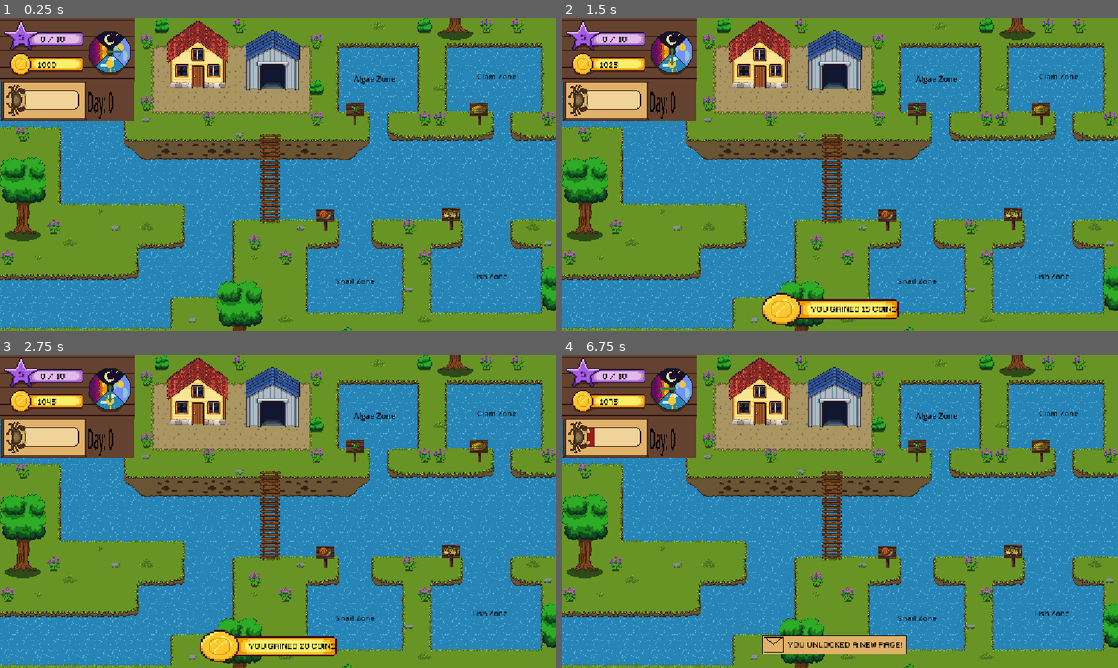
Above: before the commit, frames 1-4 (two rows, left to right).
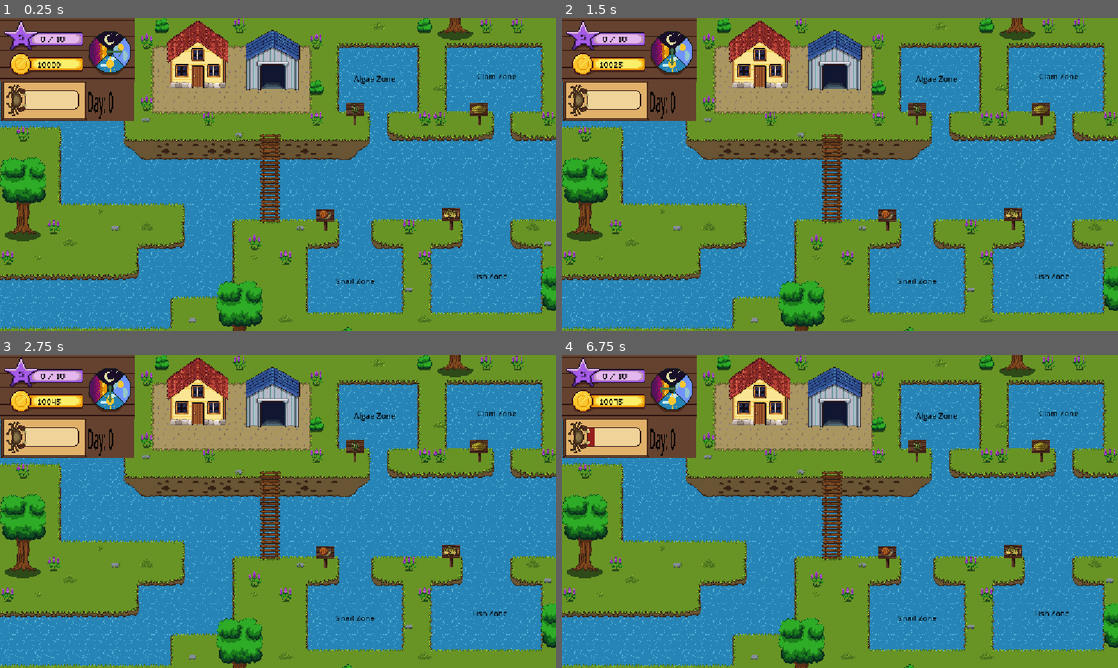
Above: after the commit, the same moments.

Repository: Fraper11/Mitten-Mayhem
Game: Godot game, scene res://Scenes/Map_test.tscn
The game is run twice, just before and just after one commit, with the same random seed, the same clock (stepped at 60 frames per second) and the same inputs. Sound files missing from this copy of the repository are replaced by a short silence.
Inputs (mouse positions are in pixels of both pictures, inside the frame that each line leads up to):
- Up to frame 1 (0.25 s): no input
- Up to frame 2 (1.5 s): drag from (940, 80) to (917, 277) at 0.52 s; drag from (1056, 77) to (917, 277) at 1.27 s
- Up to frame 3 (2.75 s): click (355, 614) at 2.17 s
- Up to frame 4 (6.75 s): drag from (1051, 614) to (1056, 414) at 2.77 s; drag from (762, 392) to (917, 614) at 3.52 s; drag from (956, 580) to (756, 433) at 4.27 s; move the mouse to (834, 398) at 5.02 s; click (834, 398) at 5.17 s; drag from (840, 649) to (728, 527) at 5.77 s; drag from (756, 486) to (762, 392) at 6.52 s

The runs differ from the first frame. In frame 1, less than 0.1% of the frame differs, in the area x 10-11%, y 14-16%; in frame 2, 1.7%; in frame 3, 1.7%, in the area x 8-61%, y 14-98%; in frame 4, 1.6%.
Error after the commit: Cannot call method 'play' on a null value. (res://Scripts/exp_currency_test.gd:33)

Commit message:
Added Animations and Sounds
Added stuff

Diff:
--- a/Scenes/Deposit.tscn
+++ b/Scenes/Deposit.tscn
@@ -3,6 +3,7 @@
 [ext_resource type="Script" uid="uid://druoc5onrxt58" path="res://Scripts/Interactables.gd" id="1_gbig2"]
 [ext_resource type="Script" uid="uid://sqs87dvbr4u8" path="res://Scripts/switchSceneInteractables.gd" id="1_gkd5v"]
 [ext_resource type="Texture2D" uid="uid://veyx4sihpyg3" path="res://Assets/Locations/storageroom.PNG" id="1_icsek"]
+[ext_resource type="Texture2D" uid="uid://c1nyyh5ihtfxp" path="res://Assets/Icons/storage_exit_icon.PNG" id="3_dfkim"]
 [ext_resource type="Texture2D" uid="uid://dfted1hffsyit" path="res://Assets/Weapons/crabPounder.png" id="4_spexq"]
 [ext_resource type="Script" uid="uid://cyxosm8utot6r" path="res://Scripts/weapons_shelf.gd" id="5_dfkim"]
 [ext_resource type="Texture2D" uid="uid://ct7v4m8oqomgd" path="res://Assets/Weapons/chunkySplatter.png" id="6_yp2vn"]
@@ -10,10 +11,7 @@
 [ext_resource type="Texture2D" uid="uid://d2liy750d0v6l" path="res://Assets/Weapons/frozenSlapper.png" id="8_w1q1q"]
 
 [sub_resource type="RectangleShape2D" id="RectangleShape2D_icsek"]
-size = Vector2(260, 73)
-
-[sub_resource type="CanvasTexture" id="CanvasTexture_gbig2"]
-specular_color = Color(0, 0, 0, 1)
+size = Vector2(115, 84.5)
 
 [sub_resource type="RectangleShape2D" id="RectangleShape2D_gkd5v"]
 size = Vector2(230, 366)
@@ -51,33 +49,23 @@
 target_scene = 6
 
 [node name="CollisionShape2D" type="CollisionShape2D" parent="GoBack"]
-position = Vector2(5.5, 8)
+position = Vector2(2.5, 2.25)
 shape = SubResource("RectangleShape2D_icsek")
 
 [node name="Borders" type="TextureRect" parent="GoBack"]
 modulate = Color(0, 0, 0, 1)
-offset_left = -117.0
-offset_top = -31.0
-offset_right = 113.0
-offset_bottom = 47.0
+offset_left = -53.0
+offset_top = -47.0
+offset_right = 1995.0
+offset_bottom = 2001.0
+scale = Vector2(0.056, 0.046)
 mouse_filter = 2
-texture = SubResource("CanvasTexture_gbig2")
+texture = ExtResource("3_dfkim")
 
-[node name="LightBlue" type="ColorRect" parent="GoBack"]
-offset_left = -112.000015
-offset_top = -27.999996
-offset_right = 105.999985
-offset_bottom = 45.000004
-mouse_filter = 2
-color = Color(0.095464595, 0.46801734, 0.4828999, 1)
-
-[node name="Label" type="Label" parent="GoBack"]
-offset_left = -62.5
-offset_top = -24.5
-offset_right = 62.5
-offset_bottom = 24.5
-text = "Go Back to the MAP"
-vertical_alignment = 2
+[node name="Sprite2D" type="Sprite2D" parent="GoBack"]
+position = Vector2(4, 2)
+scale = Vector2(0.05371093, 0.04492186)
+texture = ExtResource("3_dfkim")
 
 [node name="Torture" type="Area2D" parent="."]
 position = Vector2(330, 327)
--- a/Scenes/WeaponsScenes/weapon_scene.tscn
+++ b/Scenes/WeaponsScenes/weapon_scene.tscn
@@ -12,14 +12,16 @@
 script = ExtResource("1_301ks")
 
 [node name="Sprite2D" type="Sprite2D" parent="."]
+scale = Vector2(3, 3)
 
 [node name="CollisionShape2D2" type="CollisionShape2D" parent="."]
 position = Vector2(-1, -0.99999976)
 rotation = -3.1415925
-scale = Vector2(0.87023664, 0.9621335)
+scale = Vector2(3, 3)
 shape = SubResource("CapsuleShape2D_ek1ai")
 
 [node name="HitBox" type="Area2D" parent="."]
+scale = Vector2(3, 3)
 
 [node name="CollisionShape2D2" type="CollisionShape2D" parent="HitBox"]
 position = Vector2(-1, -0.99999976)
@@ -27,4 +29,6 @@
 scale = Vector2(1.1902357, 1.442134)
 shape = SubResource("CapsuleShape2D_8ja3e")
 
+[node name="AudioStreamPlayer2D" type="AudioStreamPlayer2D" parent="."]
+
 [connection signal="body_entered" from="HitBox" to="." method="_on_body_entered"]
--- a/Scenes/crab.tscn
+++ b/Scenes/crab.tscn
@@ -1,18 +1,68 @@
-[gd_scene load_steps=4 format=3 uid="uid://bm4wx4lyodo3t"]
+[gd_scene load_steps=7 format=3 uid="uid://bm4wx4lyodo3t"]
 
 [ext_resource type="Script" uid="uid://crtgo13hqghjr" path="res://Scripts/crab.gd" id="1_384rs"]
-[ext_resource type="Texture2D" uid="uid://7on72nme473m" path="res://Assets/Crab01.png" id="1_rxqea"]
+[ext_resource type="Texture2D" uid="uid://vbmh4sa6m35s" path="res://Assets/animationIdleSheet.png" id="2_384rs"]
 
 [sub_resource type="RectangleShape2D" id="RectangleShape2D_384rs"]
-size = Vector2(41, 34)
+size = Vector2(10, 9)
 
-[node name="Crab" type="Area2D"]
+[sub_resource type="Animation" id="Animation_rxpyl"]
+resource_name = "Idle"
+length = 4.5
+loop_mode = 1
+tracks/0/type = "value"
+tracks/0/imported = false
+tracks/0/enabled = true
+tracks/0/path = NodePath("Sprite2D:frame")
+tracks/0/interp = 1
+tracks/0/loop_wrap = true
+tracks/0/keys = {
+"times": PackedFloat32Array(0, 0.5, 1, 1.5, 2, 2.5, 3, 3.5, 4),
+"transitions": PackedFloat32Array(1, 1, 1, 1, 1, 1, 1, 1, 1),
+"update": 1,
+"values": [0, 1, 2, 3, 4, 5, 6, 7, 8]
+}
+
+[sub_resource type="Animation" id="Animation_qmnqr"]
+length = 0.001
+tracks/0/type = "value"
+tracks/0/imported = false
+tracks/0/enabled = true
+tracks/0/path = NodePath("Sprite2D:frame")
+tracks/0/interp = 1
+tracks/0/loop_wrap = true
+tracks/0/keys = {
+"times": PackedFloat32Array(0),
+"transitions": PackedFloat32Array(1),
+"update": 1,
+"values": [0]
+}
+
+[sub_resource type="AnimationLibrary" id="AnimationLibrary_k2nk1"]
+_data = {
+&"Idle": SubResource("Animation_rxpyl"),
+&"RESET": SubResource("Animation_qmnqr")
+}
+
+[node name="Crab" type="Node2D"]
 script = ExtResource("1_384rs")
 
 [node name="Sprite2D" type="Sprite2D" parent="."]
-scale = Vector2(0.09399991, 0.11891887)
-texture = ExtResource("1_rxqea")
+scale = Vector2(0.4, 0.4)
+texture = ExtResource("2_384rs")
+hframes = 9
 
-[node name="CollisionShape2D" type="CollisionShape2D" parent="."]
-position = Vector2(0, -1)
+[node name="Area2D" type="Area2D" parent="Sprite2D"]
+
+[node name="CollisionShape2D" type="CollisionShape2D" parent="Sprite2D/Area2D"]
+position = Vector2(0, 4.2045465)
+scale = Vector2(10.638309, 8.409093)
 shape = SubResource("RectangleShape2D_384rs")
+
+[node name="AnimationPlayer" type="AnimationPlayer" parent="."]
+libraries = {
+&"": SubResource("AnimationLibrary_k2nk1")
+}
+speed_scale = 1.5
+
+[connection signal="input_event" from="Sprite2D/Area2D" to="." method="_on_area_2d_input_event"]
--- a/Scenes/crab_torture.tscn
+++ b/Scenes/crab_torture.tscn
@@ -1,7 +1,8 @@
-[gd_scene load_steps=5 format=3 uid="uid://cf47sq2f7xuht"]
+[gd_scene load_steps=6 format=3 uid="uid://cf47sq2f7xuht"]
 
 [ext_resource type="Texture2D" uid="uid://7on72nme473m" path="res://Assets/Crab01.png" id="1_g1spe"]
 [ext_resource type="Script" uid="uid://y3uvnl7wew6p" path="res://Scripts/crab_torture.gd" id="1_s4odo"]
+[ext_resource type="AudioStream" uid="uid://cykj3t3cq6202" path="res://Audio/Crab_hurt.wav" id="3_0gepe"]
 [ext_resource type="AudioStream" uid="uid://creoi0iq4ig05" path="res://Audio/Shell_crack.wav" id="3_m41mx"]
 
 [sub_resource type="CircleShape2D" id="CircleShape2D_pvhtm"]
@@ -20,7 +21,7 @@
 texture = ExtResource("1_g1spe")
 
 [node name="Damage_taken_audio" type="AudioStreamPlayer2D" parent="."]
-stream = ExtResource("3_m41mx")
+stream = ExtResource("3_0gepe")
 
 [node name="DeathAudio" type="AudioStreamPlayer2D" parent="."]
 stream = ExtResource("3_m41mx")
--- /dev/null
+++ b/Scenes/game_music.gd
@@ -0,0 +1,13 @@
+extends Node2D
+
+@onready var music : AudioStreamPlayer2D = $AudioStreamPlayer2D
+
+func ready():
+	music.stream_loop = true
+	#music.stream.loop = true
+
+	#music.play()
+
+func _on_audio_stream_player_2d_finished() -> void:
+	print("Music is finished")
+	#music.play()
--- /dev/null
+++ b/Scenes/game_music.tscn
@@ -0,0 +1,12 @@
+[gd_scene load_steps=3 format=3 uid="uid://chwkgsmmvyjnf"]
+
+[ext_resource type="AudioStream" uid="uid://kuveg7ti4ug4" path="res://Audio/Happy River Crabs (Loopable Background).wav" id="1_0po0m"]
+[ext_resource type="Script" uid="uid://csa508gdk7jjp" path="res://Scenes/game_music.gd" id="1_taonh"]
+
+[node name="Game_Music" type="Node2D"]
+script = ExtResource("1_taonh")
+
+[node name="AudioStreamPlayer2D" type="AudioStreamPlayer2D" parent="."]
+stream = ExtResource("1_0po0m")
+
+[connection signal="finished" from="AudioStreamPlayer2D" to="." method="_on_audio_stream_player_2d_finished"]
--- /dev/null
+++ b/Scenes/intro_video.tscn
@@ -0,0 +1,27 @@
+[gd_scene load_steps=2 format=3 uid="uid://c0q2t36266xg0"]
+
+[ext_resource type="VideoStream" uid="uid://b015yhejbufe2" path="res://EncyclopediaData/mitten_intro.ogv" id="1_rvc6d"]
+
+[node name="Intro_video" type="Control"]
+layout_mode = 3
+anchors_preset = 15
+anchor_right = 1.0
+anchor_bottom = 1.0
+grow_horizontal = 2
+grow_vertical = 2
+
+[node name="VideoStreamPlayer" type="VideoStreamPlayer" parent="."]
+layout_mode = 1
+anchors_preset = 15
+anchor_right = 1.0
+anchor_bottom = 1.0
+offset_right = 768.0
+offset_bottom = 432.0
+grow_horizontal = 2
+grow_vertical = 2
+stream = ExtResource("1_rvc6d")
+autoplay = true
+
+[node name="Camera2D" type="Camera2D" parent="."]
+anchor_mode = 0
+zoom = Vector2(0.6, 0.6)
--- a/Scripts/crab.gd
+++ b/Scripts/crab.gd
@@ -1,9 +1,12 @@
 extends Node2D
+
+@onready var animation_player : AnimationPlayer = $AnimationPlayer
 
 var marker_node : Marker2D = null
 
 func _ready() -> void:
 	connect("input_event", Callable(self, "_on_mouse_clicked_left"))
+	animation_player.play("Idle")
 
 
 func _on_mouse_clicked_left(viewport, event, shape_idx):
@@ -20,3 +23,11 @@
 	if marker_node != null:
 		EnemySpawner.free_marker(marker_node)
 	queue_free()
+
+
+func _on_area_2d_input_event(viewport: Node, event: InputEvent, shape_idx: int) -> void:
+	if event is InputEventMouseButton:
+		if event.pressed and event.button_index == MouseButton.MOUSE_BUTTON_LEFT:
+			if (!PlayerData.unlocked_pages.has("PAGE_001")):
+				PlayerData.unlock_page("PAGE_001")
+			die()
--- a/Scripts/crab_pounder_scene.gd
+++ b/Scripts/crab_pounder_scene.gd
@@ -1,5 +1,9 @@
 extends RigidBody2D
+
 @onready var texture :Sprite2D = $Sprite2D
+@onready var audio_stream : AudioStreamPlayer2D = $AudioStreamPlayer2D
+
+var audio
 var damage : int
 
 #var dragging = false
@@ -9,6 +13,8 @@
 func _ready():
 	texture.texture = WeaponDeposit.weapons_data[PlayerData.weapon_equipped]["texture"]
 	damage = WeaponDeposit.weapons_data[PlayerData.weapon_equipped]["damage"]
+	audio = WeaponDeposit.weapons_data[PlayerData.weapon_equipped]["audio"]
+	audio_stream.stream = audio
 	#input_pickable = true  # important for click detection
 #
 #func _input_event(viewport, event, shape_idx):
@@ -53,5 +59,6 @@
 
 func _on_body_entered(body: Node) -> void:
 	if body.is_in_group("CRAB"):
-		body.takeDamage(damage)  # rimuove il nemico
+		body.takeDamage(damage)
+		audio_stream.play()
 		self.queue_free()
--- a/Scripts/exp_currency_test.gd
+++ b/Scripts/exp_currency_test.gd
@@ -8,6 +8,8 @@
 @onready var coins_earned : Control = $Popups/Coins_Earned
 @onready var exp_label : Label = $Popups/Exp_Earned/Label
 @onready var coins_label : Label = $Popups/Coins_Earned/Label
+@onready var popup_sound : AudioStreamPlayer2D = $Popups/popup
+@onready var door_sound : AudioStreamPlayer2D = $Popups/transtition
 
 var in_use : bool = false
 
@@ -28,6 +30,7 @@
 	if in_use == true && name!="page":
 		return
 
+	popup_sound.play()
 	if name == "page" :
 		page_unlocked.visible = true
 		in_use = true
@@ -51,6 +54,8 @@
 		coins_label.text = ("You Gained "+ str(sum) + " Coins")
 
 
+func useDoor():
+	door_sound.play()
 
 func on_timeout_page():
 	page_unlocked.visible = false
--- a/Scripts/playerData.gd
+++ b/Scripts/playerData.gd
@@ -7,8 +7,8 @@
 @onready var level : int = 5
 @onready var experience : int = 0
 @onready var exp_to_next_level : int = 10
-@onready var currency : int = 1000
-@onready var crab_inventory_counter : int = 0
+@onready var currency : int = 10000
+@onready var crab_inventory_counter : int = 10
 @onready var weapon_equipped : String = ""
 @onready var crab_killed_counter :int = 0
 
--- a/Scripts/switchSceneInteractables.gd
+++ b/Scripts/switchSceneInteractables.gd
@@ -24,6 +24,7 @@
 			if (target_scene != SceneStorage.SceneID.NOTHING):
 				print("Bringing you to another place")
 				SceneLoader.load_scene(target_scene)
+				ExpCurrencyTest.useDoor()
 				if (target_scene == SceneStorage.SceneID.WEAPONSTORAGE):
 					GlobalTimer.add_timer(0.5)
 					GlobalTimer.timeout.connect(Callable(self,"on_timeout"))
--- a/Scripts/weapon_deposit.gd
+++ b/Scripts/weapon_deposit.gd
@@ -25,7 +25,7 @@
 			"price": 200,
 			"purchased": false,
 			"damage" : 1,
-			"audio": null
+			"audio": preload("res://Audio/CrabPounder.wav")
 		},
 		"CHUNKYSPLATTER": {
 			"button": chunky_splatter_button,
@@ -34,7 +34,7 @@
 			"price": 400,
 			"purchased": false,
 			"damage": 2,
-			"audio": null
+			"audio": preload("res://Audio/BigRock.wav")
 		},
 		"MOMSANDAL": {
 			"button": mom_Sandal_button,
@@ -43,7 +43,7 @@
 			"price": 600,
 			"purchased": false,
 			"damage": 4,
-			"audio": null
+			"audio": preload("res://Audio/MomSandal.wav")
 		},
 		"FROZENSLAPPER": {
 			"button": frozen_slapper_button,
@@ -52,7 +52,7 @@
 			"price": 800,
 			"purchased": false,
 			"damage": 999,
-			"audio": null
+			"audio": preload("res://Audio/frozenSlapper.wav")
 		}
 	}
 	for weapon_name in weapons_data.keys():
Not shown, added: Assets/Meters/tutorial01.png.import
Renamed: Assets/animationCrab01-Sheet.png -> Assets/animationIdleSheet.png
Not shown, added: Assets/animationIdleSheet.png.import
Not shown, added: Audio/BigRock.wav.import
Not shown, added: Audio/CrabPounder.wav.import
Not shown, added: Audio/Crab_hurt.wav.import
Not shown, added: Audio/Door_transition.wav.import
Not shown, added: Audio/Happy River Crabs (Loopable Background).wav.import
Not shown, added: Audio/MomSandal.wav.import
Not shown, added: Audio/PopUp.wav.import
Not shown, added: Audio/frozenSlapper.wav.import
Not shown, added: EncyclopediaData/desktop.ini
(and 14 more such lines)
